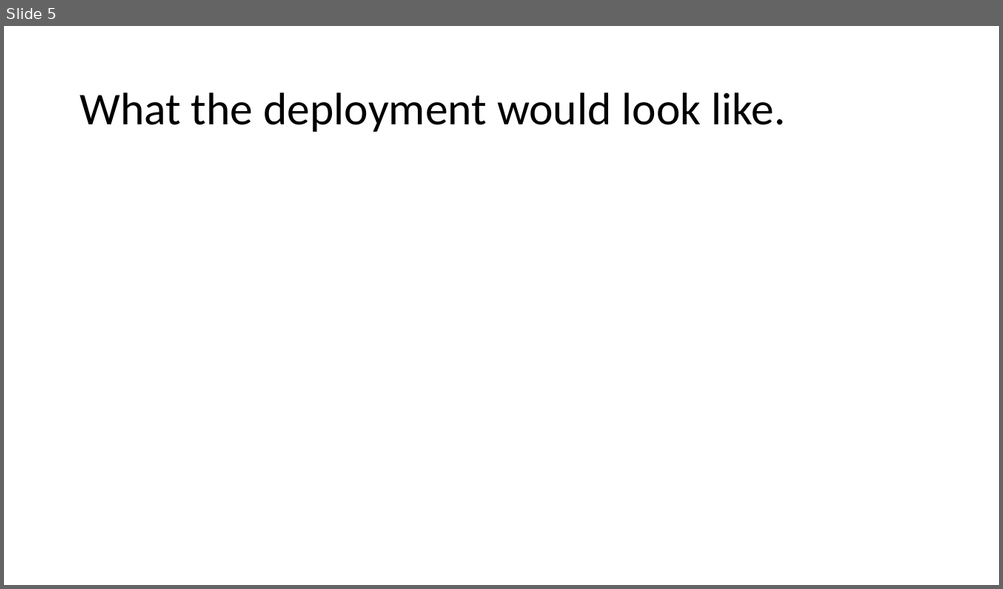
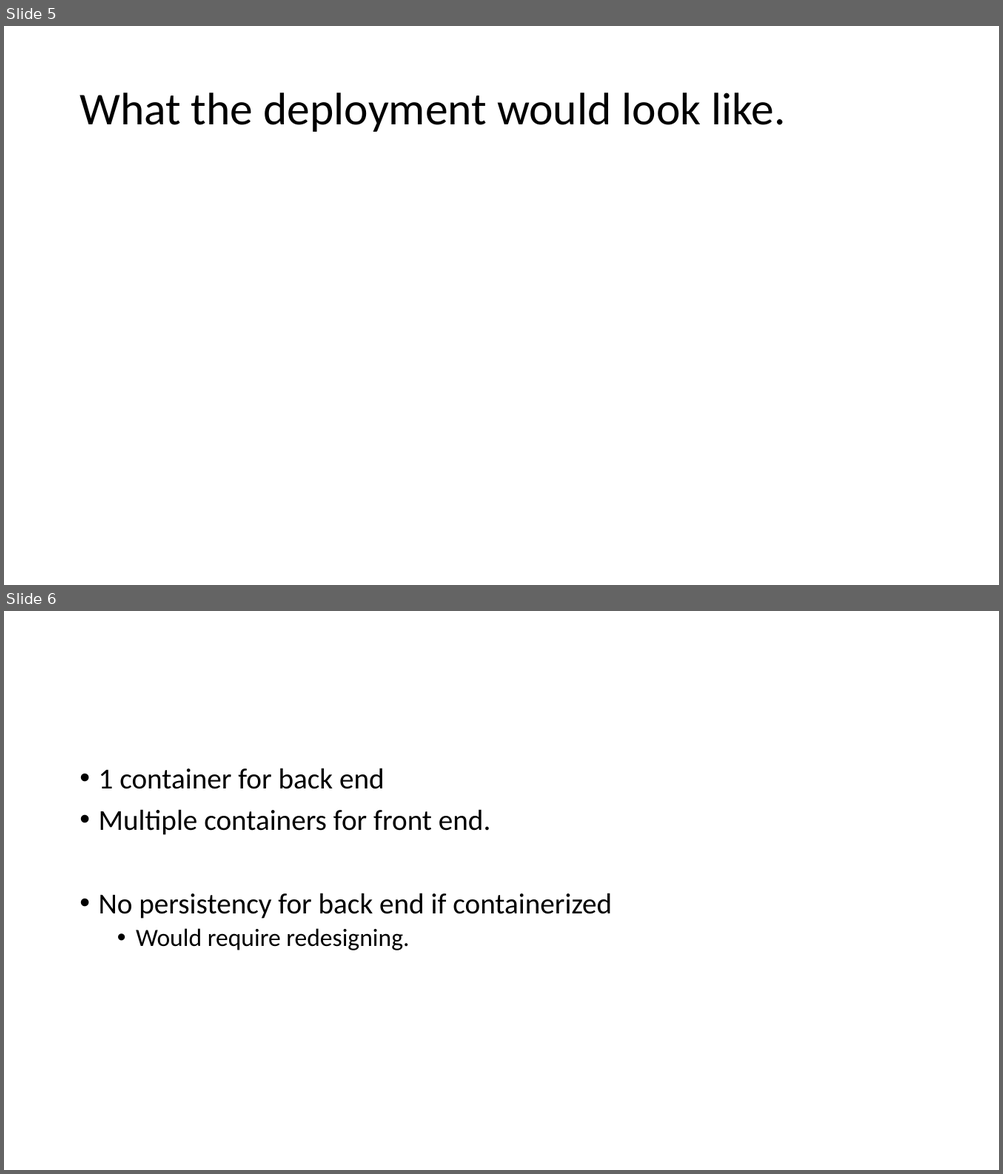
Before and after one commit to bridgecrew-perf6/Spring-Petclinic-AWS-Deployment, a slide deck: New Microsoft PowerPoint Presentation.pptx. Shown one above the other, each under a label of ours: slide 5 before the commit, slides 5 and 6 after it. The pictures are 1003x589 and 1003x1174 pixels, drawn with LibreOffice and Linux fonts; fonts in the diff are those of the drawing. Boxes give left, top, right and bottom in pixels: in the first picture for what was removed or moved away, otherwise in the second. Text is boxed around its words. In the diff, an @@ line names an element or a change of style, - is before the commit and + after.

Commit message:
updated powerpoint, experiment with dockerfile

```diff
--- a/New Microsoft PowerPoint Presentation.pptx
+++ b/New Microsoft PowerPoint Presentation.pptx
@@ slide 6 added at <box>4,611,999,1170</box>, background #FFFFFF @@
@@ text added at <box>99,768,612,951</box>, 28 pt, text #000000 @@
+• 1 container for back end
+• Multiple containers for front end.
+• No persistency for back end if containerized
+  • Would require redesigning.
```
Also in this commit, not shown: 2 other files.
